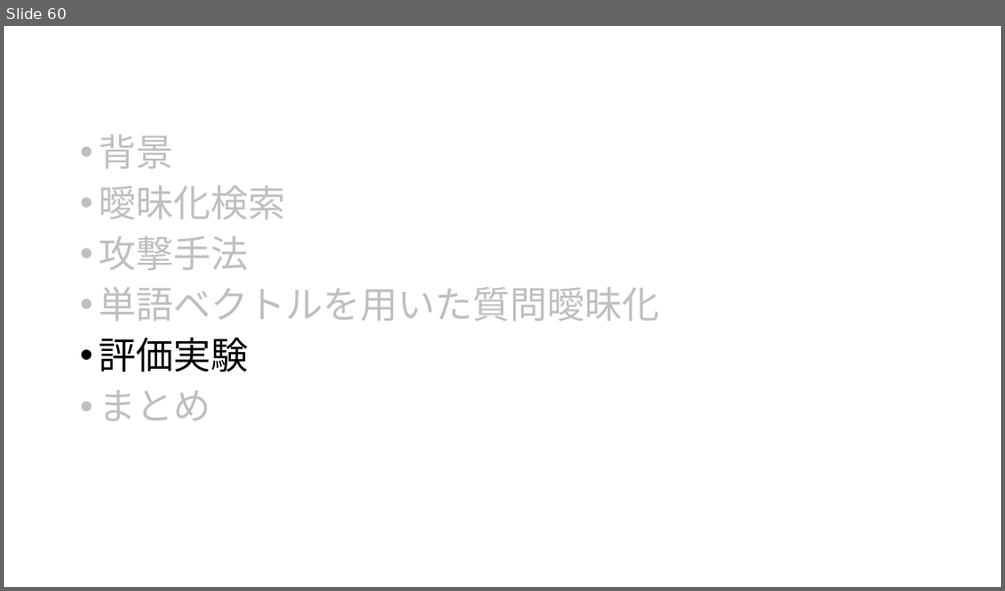
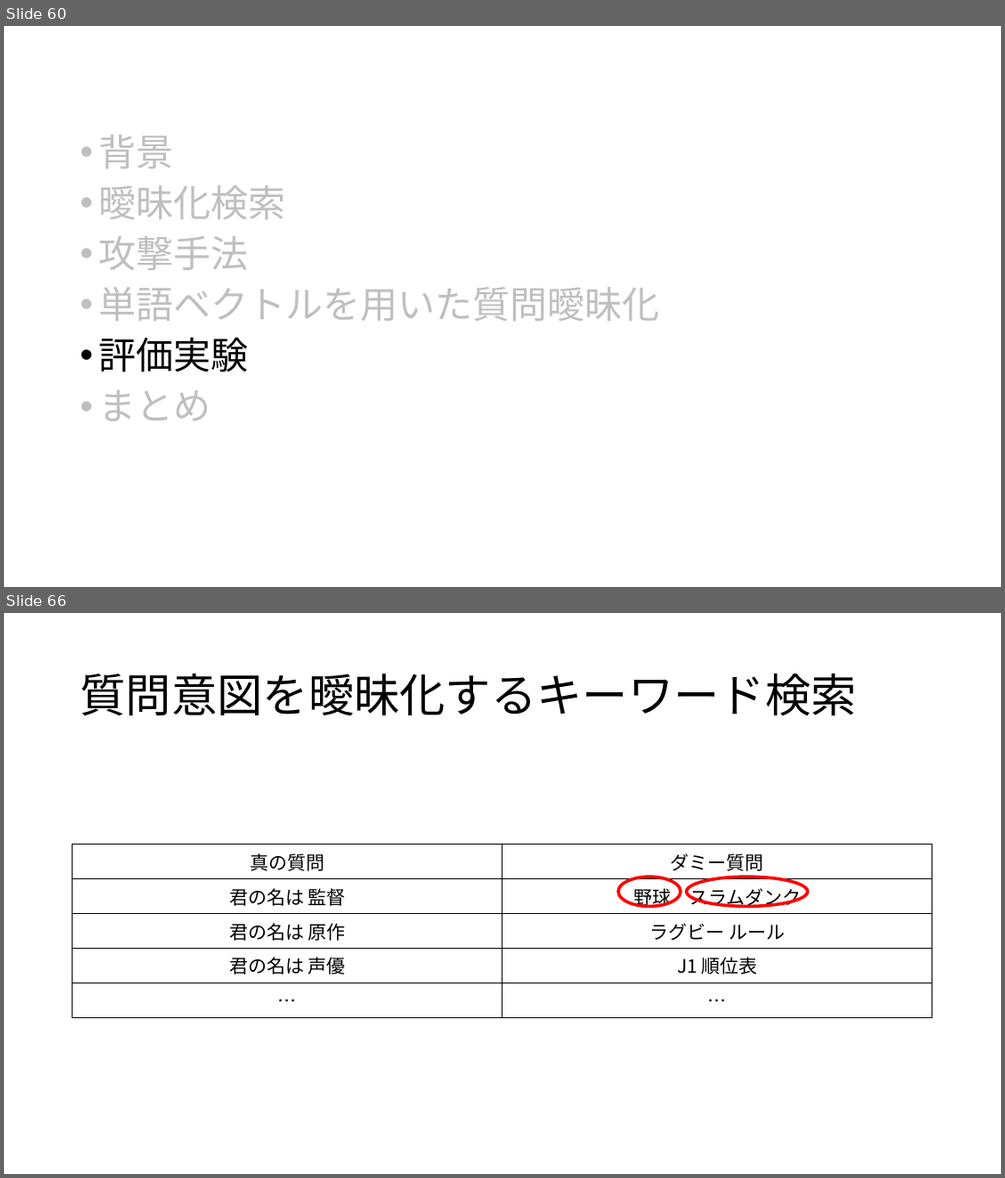
Before and after one commit to aaeviru/thesis, a slide deck: slide/sr2017-slide.pptx. Shown one above the other, each under a label of ours: slide 60 before the commit, slides 60 and 66 after it; the slides between them are not shown. The pictures are 1005x591 and 1005x1178 pixels, drawn with LibreOffice and Linux fonts; fonts in the diff are those of the drawing. Boxes give left, top, right and bottom in pixels: in the first picture for what was removed or moved away, otherwise in the second. Text is boxed around its words. In the diff, an @@ line names an element or a change of style, - is before the commit and + after.

```diff
--- a/slide/sr2017-slide.pptx
+++ b/slide/sr2017-slide.pptx
@@ slide 66 added at [4,613,1001,1174], background #FFFFFF @@
@@ title added at [80,673,857,716], 44 pt, text #000000 @@
+質問意図を曖昧化するキーワード検索
@@ table added at [73,844,933,995], 5 rows, 2 columns @@
+真の質問 | ダミー質問
+君の名は 監督 | 野球 スラムダンク
+君の名は 原作 | ラグビー ルール
+君の名は 声優 | J1 順位表
+… | …
@@ ellipse added at [618,877,680,907], outline #FF0000 3 pt @@
@@ ellipse added at [687,877,808,907], outline #FF0000 3 pt @@
```
Also in this commit, not shown: 4 slides changed, 21 other slides added, 1 slide removed, 12 other files.
